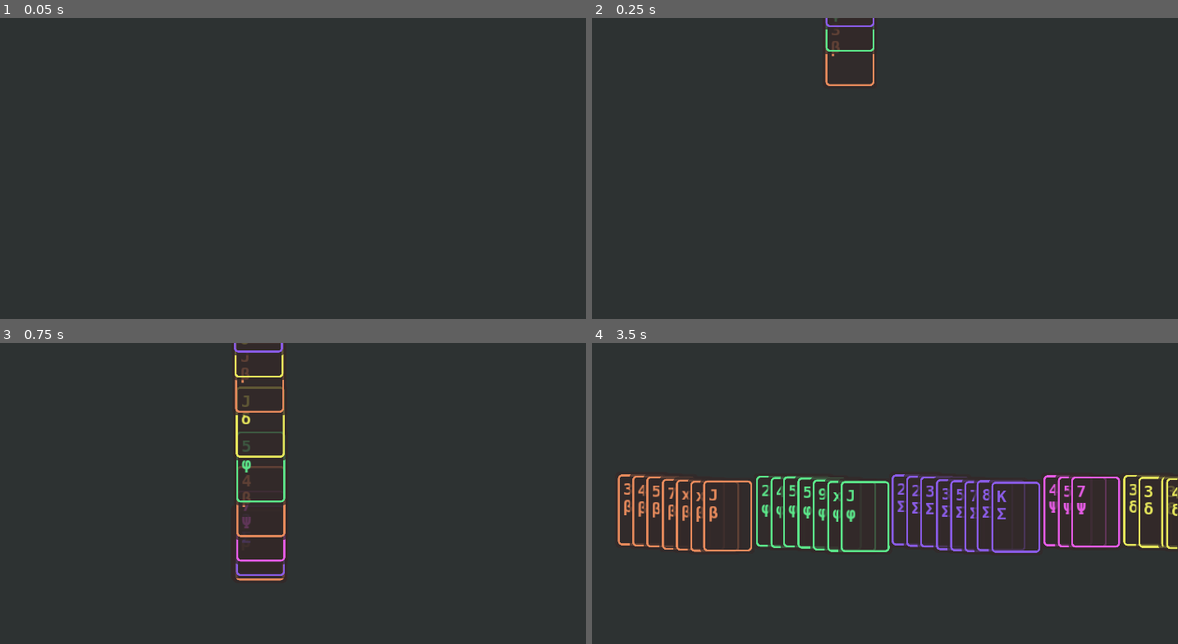
Above: before the commit, frames 1-4 (two rows, left to right).
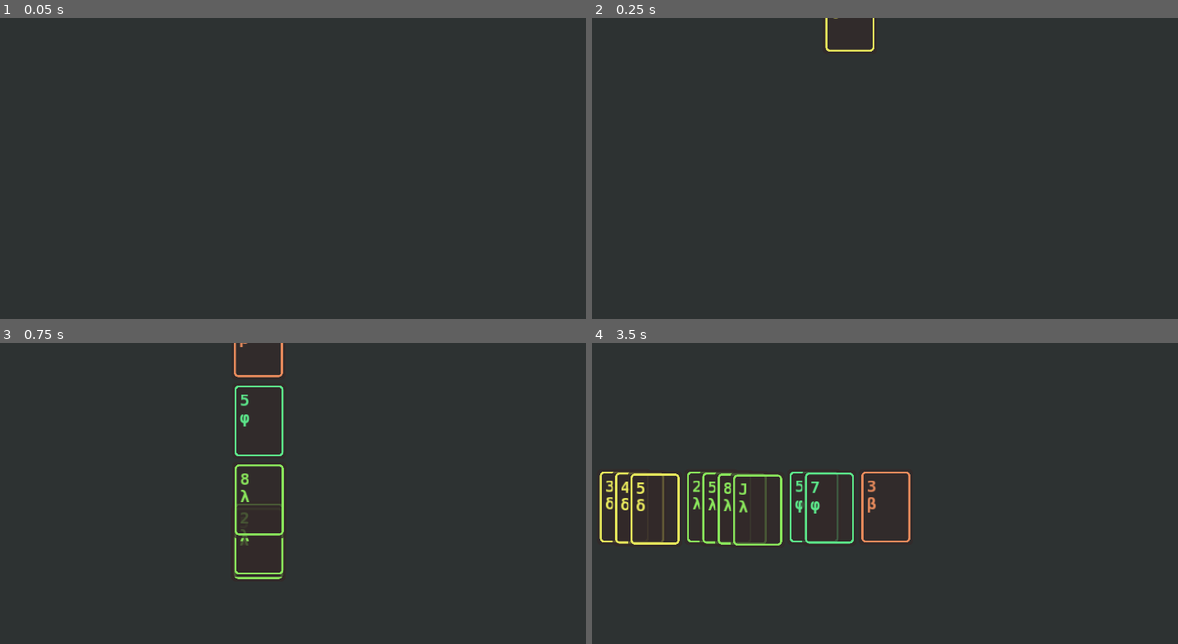
Above: after the commit, the same moments.

Repository: irisxerno/godot-cardinality-9
Game: Godot game, scene res://scene/Main.tscn
Two runs of this game, one before a commit and one after it. Both use one fixed random seed, a clock stepped at 60 frames per second and the inputs below.
Inputs (mouse positions are in pixels of both pictures, inside the frame that each line leads up to):
- Up to frame 1 (0.05 s): no input
- Up to frame 2 (0.25 s): no input
- Up to frame 3 (0.75 s): move the mouse to (404, 508) at 0.52 s; click (404, 508) at 0.67 s
- Up to frame 4 (3.5 s): move the mouse to (720, 544) at 1.27 s; click (720, 544) at 1.42 s; move the mouse to (914, 445) at 2.02 s; click (914, 445) at 2.17 s; move the mouse to (814, 601) at 2.77 s; click (814, 601) at 2.92 s

Frame 1 is identical in both runs. In frame 2, 0.4% of the frame differs, in the area x 39-49%, y 0-23%; in frame 3, 2.3%; in frame 4, 9.1%, in the area x 1-100%, y 42-70%.

Commit message:
request_return_cards

Diff:
--- a/scene/Main.tscn
+++ b/scene/Main.tscn
@@ -19,20 +19,20 @@
 }
 
 [node name="StartGameController" parent="Table" instance=ExtResource( 3 )]
-deal_count = 52
-quick = true
+deal_count = 10
+deal_suits = 4
 
-[node name="OffhandDeckController" parent="Table" instance=ExtResource( 1 )]
+[node name="OffhandController" parent="Table" instance=ExtResource( 1 )]
 position = Vector2( 200, 140 )
 
 [node name="DealController" parent="Table" instance=ExtResource( 1 )]
 position = Vector2( 200, 320 )
 
-[node name="MainDeckController" parent="Table" instance=ExtResource( 1 )]
+[node name="MainhandController" parent="Table" instance=ExtResource( 1 )]
 position = Vector2( 200, 500 )
 
 [connection signal="add_card" from="Table/StartGameController" to="Table" method="add_card"]
-[connection signal="return_cards" from="Table/StartGameController" to="Table/DealController" method="add_cards"]
-[connection signal="return_cards" from="Table/OffhandDeckController" to="Table/DealController" method="add_cards"]
-[connection signal="return_cards" from="Table/DealController" to="Table" method="return_cards"]
-[connection signal="return_cards" from="Table/MainDeckController" to="Table/DealController" method="add_cards"]
+[connection signal="return_cards" from="Table/StartGameController" to="Table/DealController" method="update_cols"]
+[connection signal="request_return_cards" from="Table/OffhandController" to="Table/DealController" method="request_take_cards"]
+[connection signal="request_return_cards" from="Table/DealController" to="Table" method="_on_DealController_request_return_cards"]
+[connection signal="request_return_cards" from="Table/MainhandController" to="Table/DealController" method="request_take_cards"]
--- a/scene/RowController.tscn
+++ b/scene/RowController.tscn
@@ -8,5 +8,3 @@
 __meta__ = {
 "_edit_group_": true
 }
-
-[node name="Cols" type="Node2D" parent="."]
--- a/script/ColumnController.gd
+++ b/script/ColumnController.gd
@@ -1,8 +1,9 @@
 extends Area2D
 
-signal return_cards
+signal request_return_cards
+signal update
 
-var cards
+var cards = []
 var movex = 30
 var movey = 2
 
@@ -26,8 +27,12 @@
 
 func _on_input_event(viewport, event, shape_idx):
 	if event is InputEventMouseButton and event.button_index == BUTTON_LEFT and event.pressed:
-		return_cards()
+		emit_signal("request_return_cards", self)
 
-func return_cards():
-	emit_signal("return_cards", cards)
-	queue_free()
+func remove_cards(rcs):
+	var new_cards = []
+	for c in cards:
+		if not c in rcs:
+			new_cards.append(c)
+	cards = new_cards
+	emit_signal("update")
--- a/script/RowController.gd
+++ b/script/RowController.gd
@@ -1,21 +1,27 @@
 extends Node2D
 
-signal return_cards
+signal request_return_cards
 
-var cards = []
 var column_controller_scene = preload("res://scene/ColumnController.tscn")
 var movex = 110
+
+var count = 0
 
 func _ready():
 	pass # Replace with function body.
 
-func add_cards(cds):
-	self.cards.append_array(cds)
-	update_cols()
+func update():
+	update_cols([])
 
-func update_cols():
+func update_cols(new_cards):
+	var cards = []
+
 	for inst in get_children():
+		cards.append_array(inst.cards)
 		inst.queue_free()
+
+	cards.append_array(new_cards)
+	count = len(cards)
 
 	var by_suits = {}
 	for c in cards:
@@ -27,17 +33,17 @@
 	for suit in by_suits.keys():
 		var cc = column_controller_scene.instance()
 		add_child(cc)
-		cc.connect("return_cards", self, "return_cards")
+		cc.connect("request_return_cards", self, "_request_return_cards")
+		cc.connect("update", self, "update")
 		cc.position = cursor
 		cc.add_cards(by_suits[suit])
 		cursor += Vector2(movex, 0)
 		cursor += Vector2(cc.movex*(len(by_suits[suit])-1),0)
 
-func return_cards(cds):
-	var new_cards = []
-	for c in cards:
-		if not c in cds:
-			new_cards.append(c)
-	cards = new_cards
-	update_cols()
-	emit_signal("return_cards", cds)
+func _request_return_cards(inst):
+	emit_signal("request_return_cards", inst)
+
+func request_take_cards(inst):
+	var new_cards = inst.cards
+	inst.remove_cards(new_cards)
+	update_cols(new_cards)
--- a/script/Table.gd
+++ b/script/Table.gd
@@ -1,4 +1,10 @@
 extends Node2D
+
+export var mainhand = 5
+export var offhand = 5
+export var extra = 0
+export var attack = 5
+export var armory = 0
 
 func _ready():
 	pass # Replace with function body.
@@ -13,6 +19,19 @@
 func to_front(inst):
 	move_child(inst, get_child_count())
 
-func return_cards(cds):
-	for c in cds:
-		c.queue_free()
+func _on_DealController_request_return_cards(inst):
+	var mainhand_curr = $MainhandController.count
+	var offhand_curr = $OffhandController.count
+	var take
+	var dest
+	if mainhand_curr < mainhand:
+		take = mainhand - mainhand_curr
+		dest = $MainhandController
+	elif offhand_curr < offhand:
+		take = offhand - offhand_curr
+		dest = $OffhandController
+	else:
+		dest = $DealController
+	var c = inst.cards.slice(max(len(inst.cards)-take,0), len(inst.cards)-1)
+	inst.remove_cards(c)
+	dest.update_cols(c)
Not shown, added: stats
